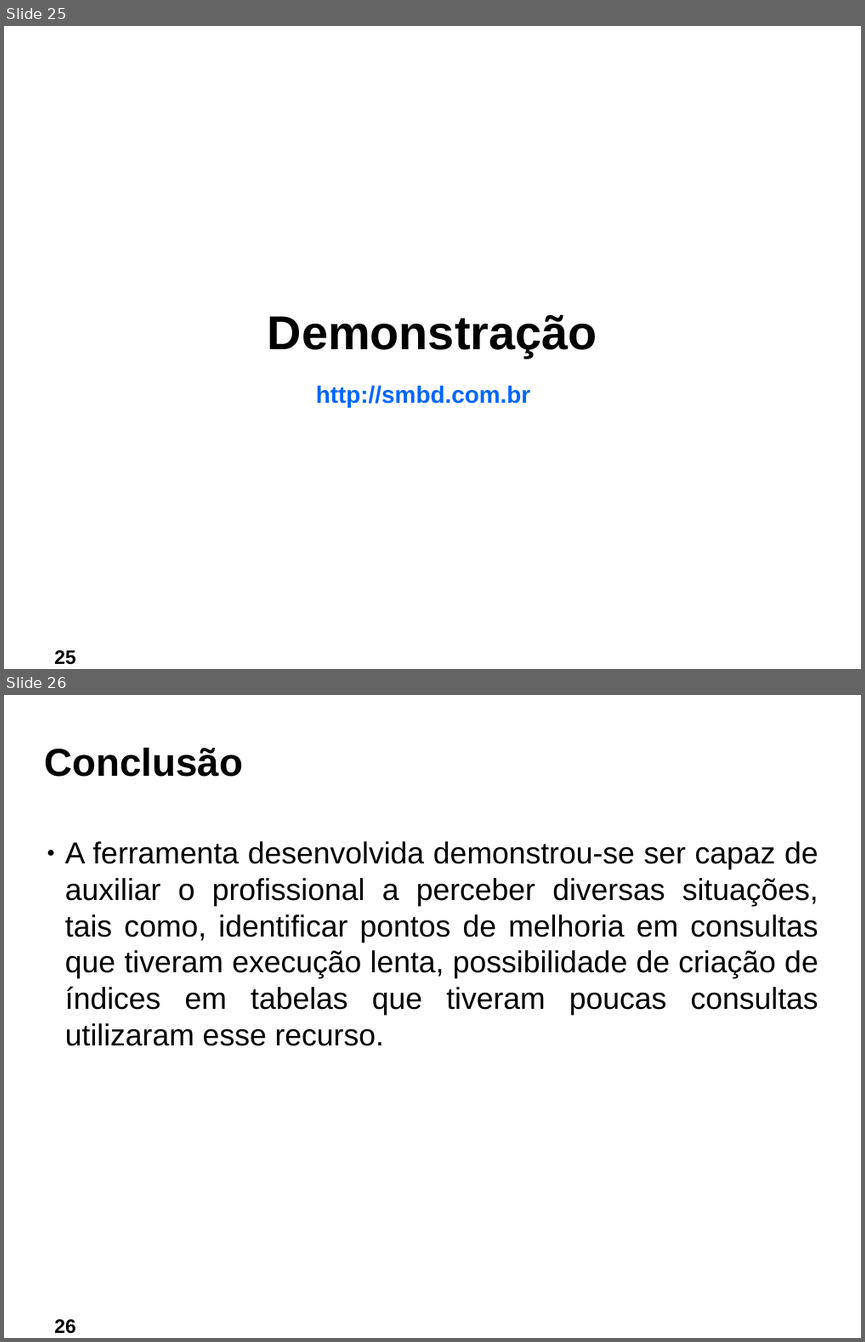
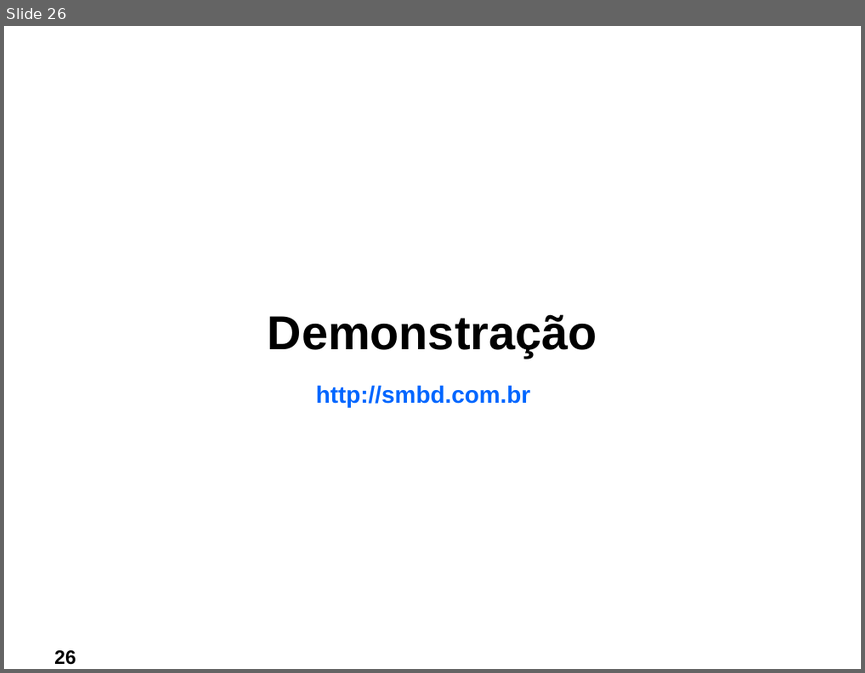
Before and after one commit to ftomasini/smdb, a slide deck: Documentos/FTOMASINI/FINAL/APRESENTACAO.odp. Shown one above the other, each under a label of ours: slides 25 and 26 before the commit, slide 26 after it. The pictures are 865x1342 and 865x673 pixels, drawn with LibreOffice and Linux fonts; fonts in the diff are those of the drawing; background and template pictures are left out. Boxes give left, top, right and bottom in pixels: in the first picture for what was removed or moved away, otherwise in the second. Text is boxed around its words. In the diff, an @@ line names an element or a change of style, - is before the commit and + after.

```diff
--- a/Documentos/FTOMASINI/FINAL/APRESENTACAO.odp
+++ b/Documentos/FTOMASINI/FINAL/APRESENTACAO.odp
@@ slide 26 removed at (4,695,861,1338), background picture (left out) @@
@@ title removed at (45,748,243,777) @@
-Conclusão
@@ text removed at (65,841,818,1046) @@
-● A ferramenta desenvolvida demonstrou-se ser capaz de auxiliar o profissional a perceber diversas situações, tais como, identificar pontos de melhoria em consultas que tiveram execução lenta, possibilidade de criação de índices em tabelas que tiveram poucas consultas utilizaram esse recurso.
@@ page number removed at (54,1319,75,1333) @@
-26
@@ what was slide 25 is now slide 26 @@
@@ page number at (54,650,75,664): text changed @@
-25
+26
```
Also in this commit, not shown: 4 slides changed, 2 slides added, 1 other file.
